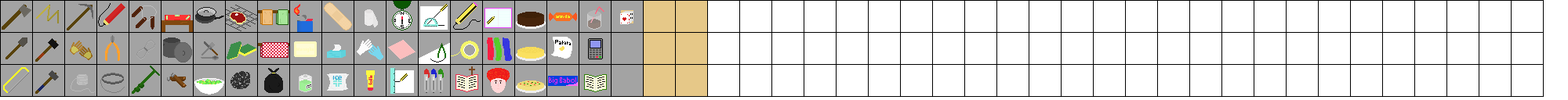
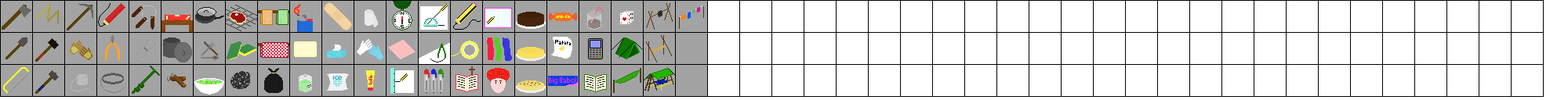
Two versions of the same layered image (1568px x 100px). Layer-by-layer changes:
painted on "Items" over bbox(595, 3, 705, 94)
renamed "Layer 18" to "Cells", painted on it over bbox(595, 0, 708, 97)
